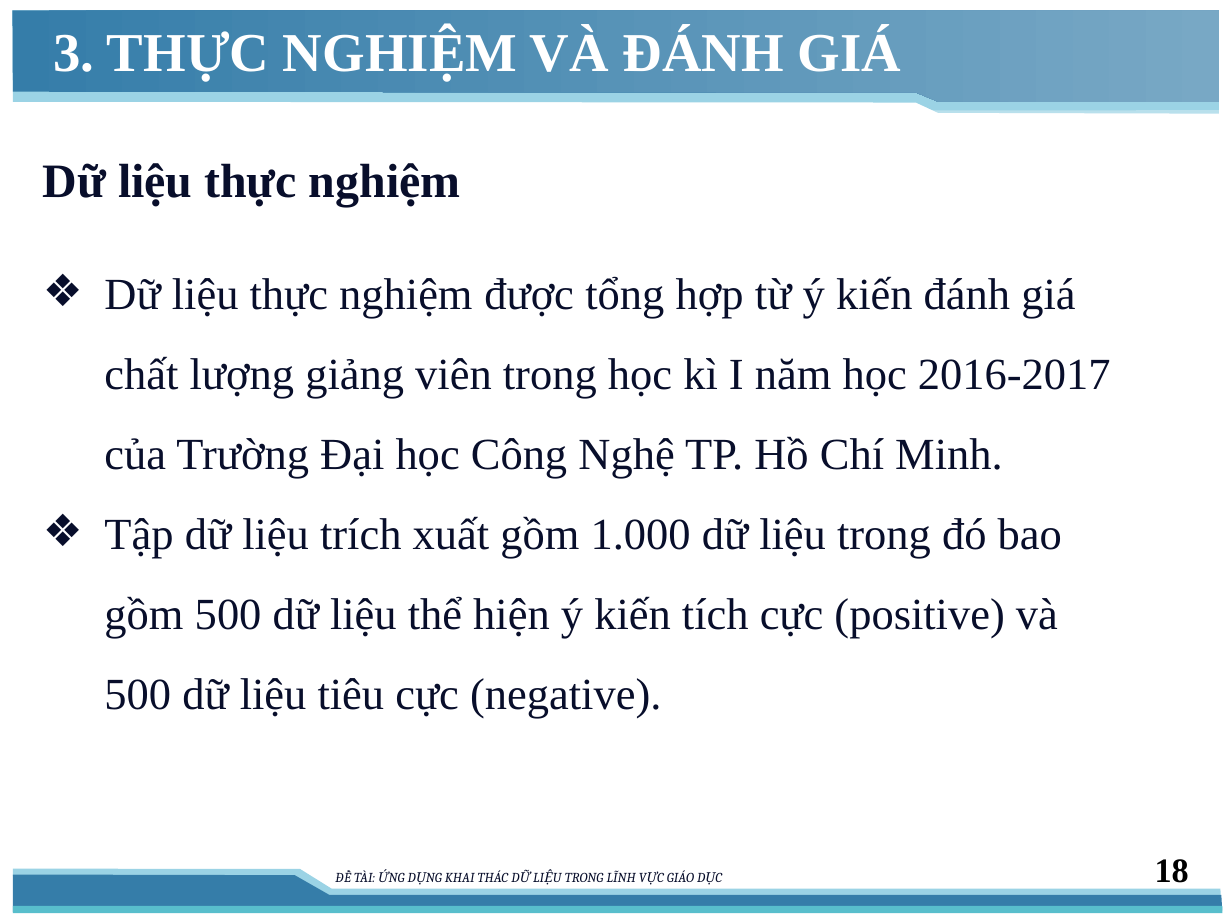
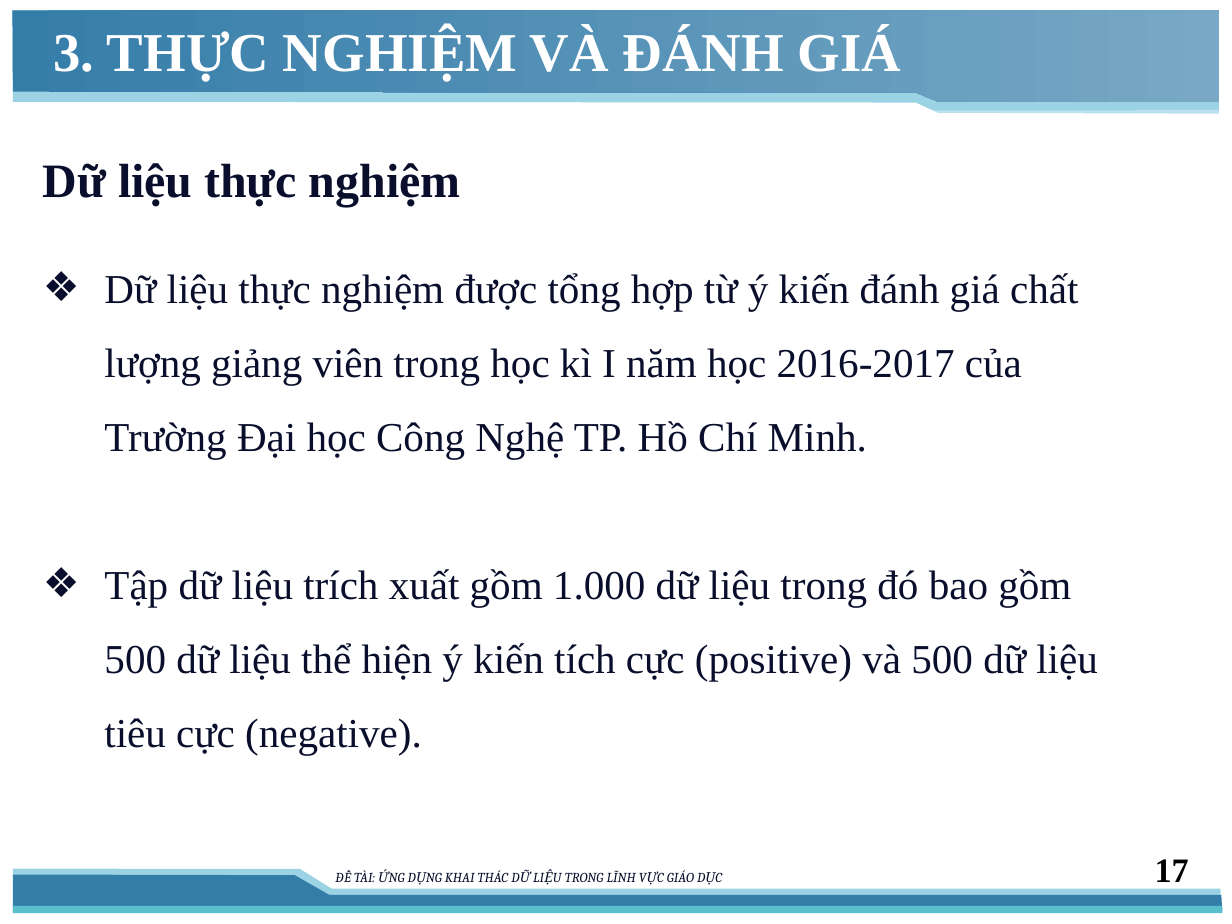
Before and after one commit to vominhquan1995/NLP, a slide deck: slide 17 of Document/16_01/ThuyetTrinh.pptx (slide 18 before the commit). Drawn at 1232x924 pixels with LibreOffice and Linux fonts; fonts in the diff are those of the drawing. Boxes give left, top, right and bottom in pixels: in the first picture for what was removed or moved away, otherwise in the second. Text is boxed around its words. In the diff, an @@ line names an element or a change of style, - is before the commit and + after.

```diff
--- a/Document/16_01/ThuyetTrinh.pptx
+++ b/Document/16_01/ThuyetTrinh.pptx
@@ text "Dữ liệu thực nghiệm được ..." at [104, 273, 1098, 755]: size 26 to 24 pt @@
@@ page number at [1155, 859, 1189, 882]: text changed @@
-18
+17
```
Also in this commit, not shown: 1 other slide changed, 1 slide removed, 3 other files.
